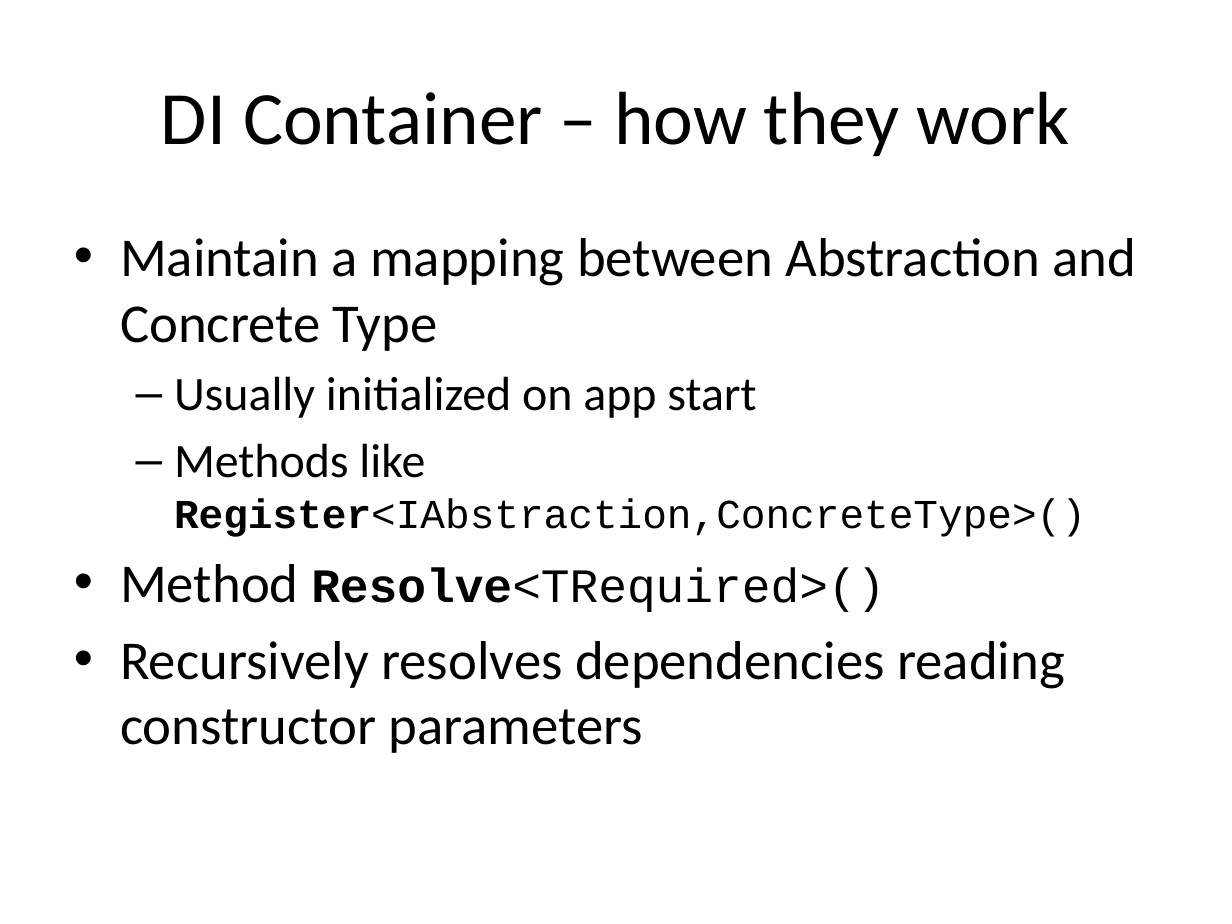
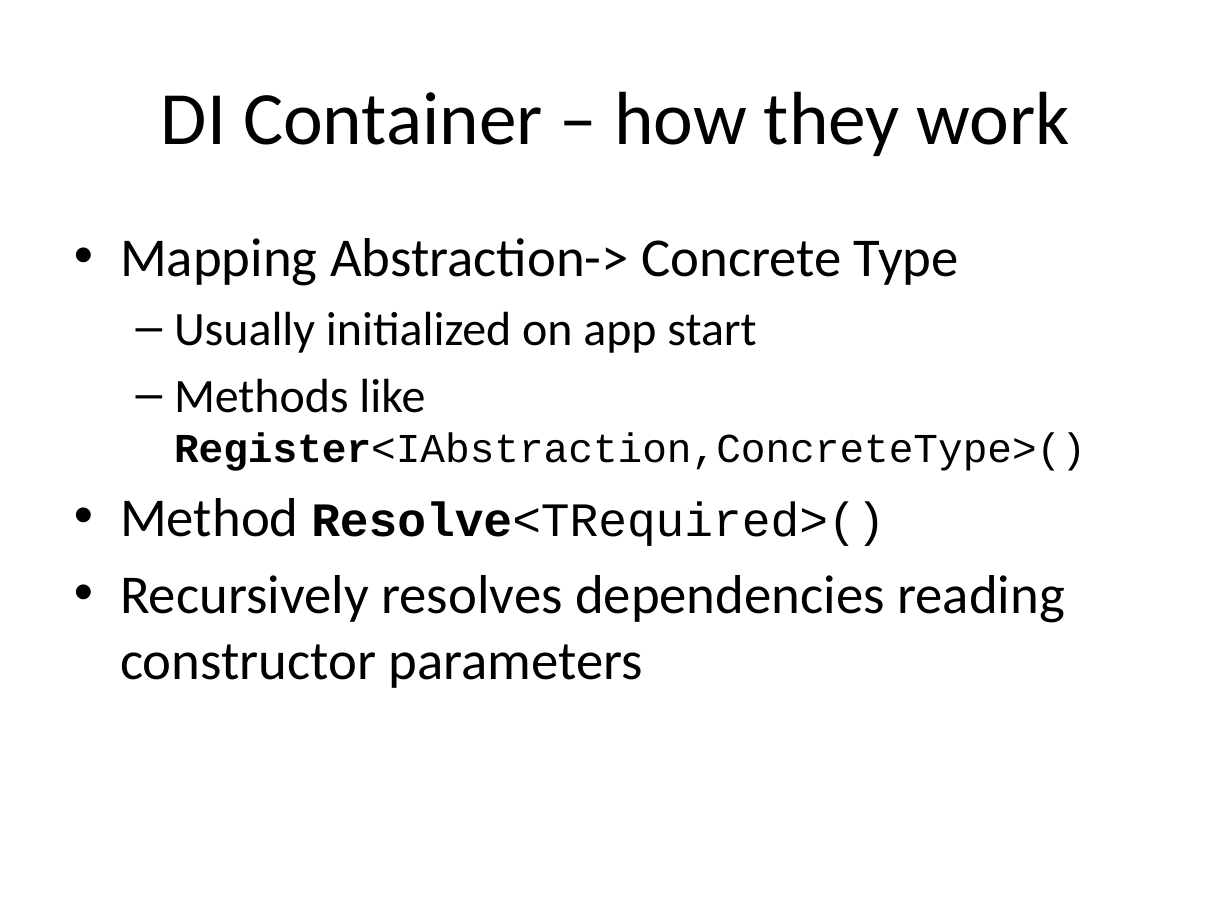
Before and after one commit to tsimbalar/DependencyInjectionTheRightWay, a slide deck: slide 37 of Dependency Injection - the right way.pptx (slide 36 before the commit). Drawn at 1232x924 pixels with LibreOffice and Linux fonts; fonts in the diff are those of the drawing. Boxes give left, top, right and bottom in pixels: in the first picture for what was removed or moved away, otherwise in the second. Text is boxed around its words. In the diff, an @@ line names an element or a change of style, - is before the commit and + after.

```diff
--- a/Dependency Injection - the right way.pptx
+++ b/Dependency Injection - the right way.pptx
@@ text at (120, 238, 959, 286): text changed @@
-• Maintain a mapping between Abstraction and Concrete Type
+• Mapping Abstraction-> Concrete Type
```
Also in this commit, not shown: 17 other slides changed, 1 slide added.
